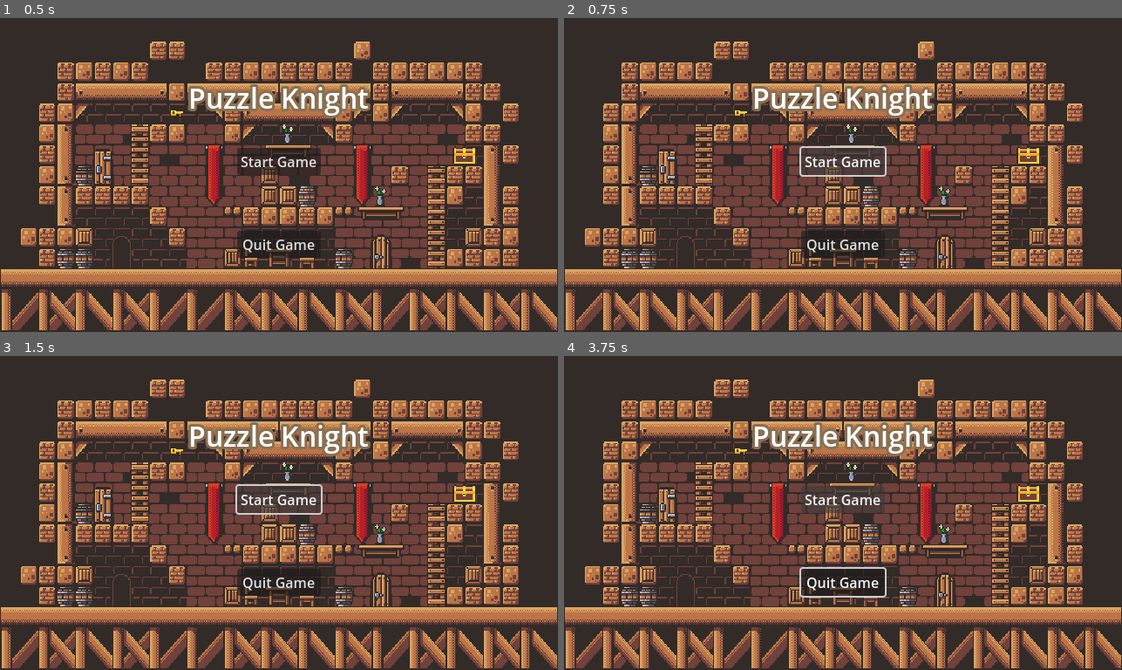
Above: before the commit, frames 1-4 (two rows, left to right).
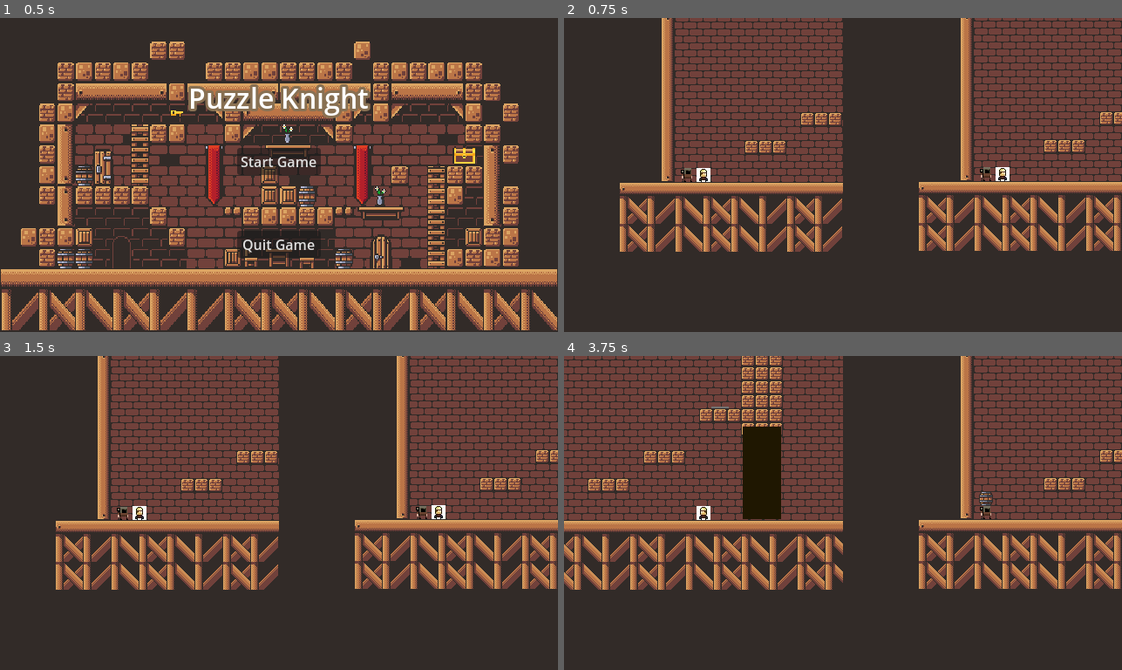
Above: after the commit, the same moments.

Repository: Darr3n2GG/Puzzle-Knights-2P-
Game: Godot game, scene res://Scenes/Main Menu/main_menu.tscn
Same seed, same stepped clock (60 frames per second), same inputs: the game is played once before the commit and once after it. This scene is started directly instead of the project's main scene.
Inputs (mouse positions are in pixels of both pictures, inside the frame that each line leads up to):
- Up to frame 1 (0.5 s): no input
- Up to frame 2 (0.75 s): click "Start Game" at 0.5 s
- Up to frame 3 (1.5 s): click (279, 500) at 1.25 s, where only the run before the commit has a clickable "Start Game"
- Up to frame 4 (3.75 s): tap Enter at 2 s; hold D (1Right) 2.03-3.53 s; tap S (1Attack) at 2.1, 3.6 s; tap W (1Up) at 2.27, 3.02 s; tap Down (2PlaceOrCarry) at 2.85 s; hold A (1Left) from 3.53 s (still down)

Frame 1 is identical in both runs. In frame 2, 61% of the frame differs, in the area x 0-100%, y 0-100%; in frame 3, 61%; in frame 4, 67%.
Error in both runs: Cannot call method 'get_child' on a null value. (res://Resources/Global.gd:9)

Commit message:
Main Menu 1.2
You may start your bug fixing process now

+ simple main menu

Diff:
--- a/Scenes/Main Menu/main_menu.gd
+++ b/Scenes/Main Menu/main_menu.gd
@@ -3,15 +3,16 @@
 
 @onready var start_button = $"MarginContainer/HBoxContainer/VBoxContainer/Start Button" as Button
 @onready var quit_button = $"MarginContainer/HBoxContainer/VBoxContainer/Quit Button" as Button
-@onready var start_level = preload("res://Scenes/Levels/level_1.tscn")
+@onready var start_level = preload("res://Scenes/splitscreen.tscn") as PackedScene
+	#decides the scene to be loaded after clicking on start button
 
 func _ready():
 	start_button.button_down.connect(on_start_pressed)
-	quit_button.button_down.connect(on_exit_pressed)
+	quit_button.button_down.connect(on_quit_pressed)
 
 
-func on_start_pressed() -> void:
-	pass
+func on_start_pressed() -> void: #When clicked on start button
+	get_tree().change_scene_to_packed(start_level)
 
-func on_exit_pressed() -> void:
-	pass
+func on_quit_pressed() -> void: #When clicked on quit button
+	get_tree().quit()
